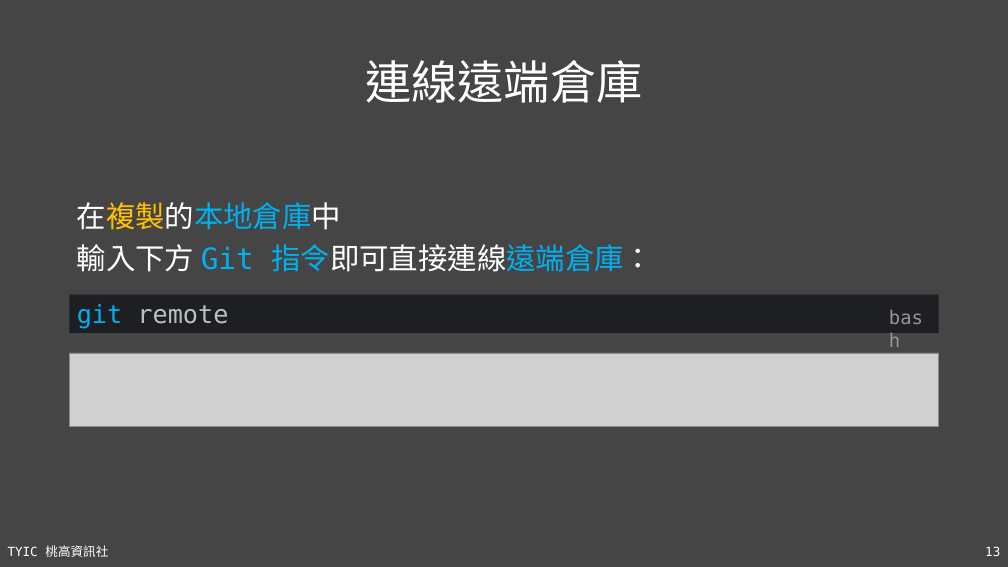
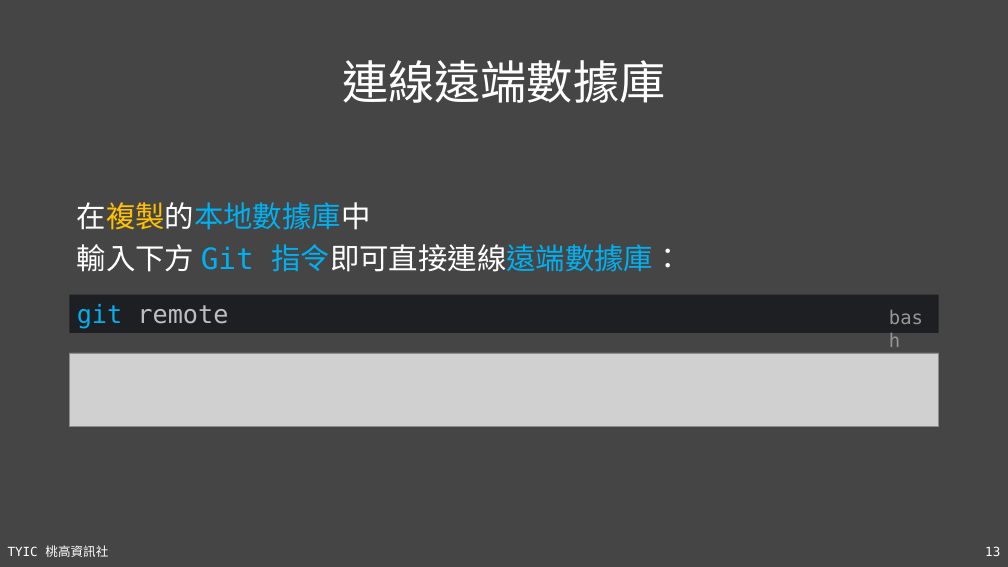
Before and after one commit to TYSHIC/slides, a slide deck: slide 13 of ppt/16_Git 與 Github.pptx. Drawn at 1008x567 pixels with LibreOffice and Linux fonts; fonts in the diff are those of the drawing; grey boxes stand for pictures. Boxes give left, top, right and bottom in pixels: in the first picture for what was removed or moved away, otherwise in the second. Text is boxed around its words. In the diff, an @@ line names an element or a change of style, - is before the commit and + after.

```diff
--- a/ppt/16_Git 與 Github.pptx
+++ b/ppt/16_Git 與 Github.pptx
@@ title at (342,60,665,103): text changed @@
-連線遠端倉庫
+連線遠端數據庫
@@ text at (77,202,683,272): text changed; text colour #FFFFFF to #00B0F0 @@
-在複製的本地倉庫中
-輸入下方 Git 指令即可直接連線遠端倉庫：
+在複製的本地數據庫中
+輸入下方 Git 指令即可直接連線遠端數據庫：
```
Also in this commit, not shown: 11 other slides changed, 20 slides added, 5 other files.
